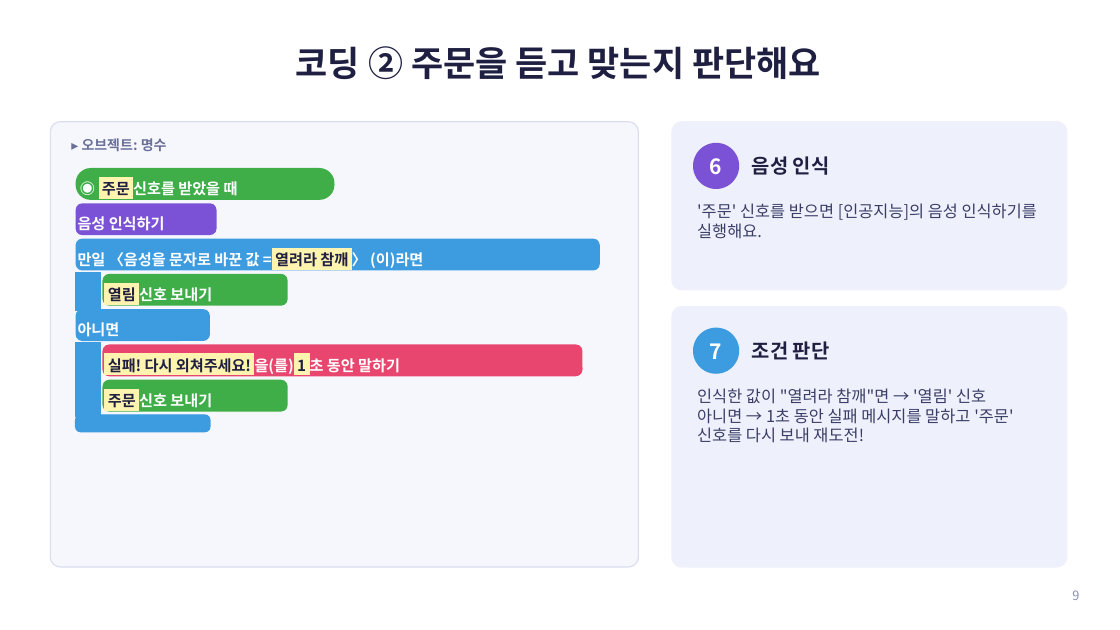
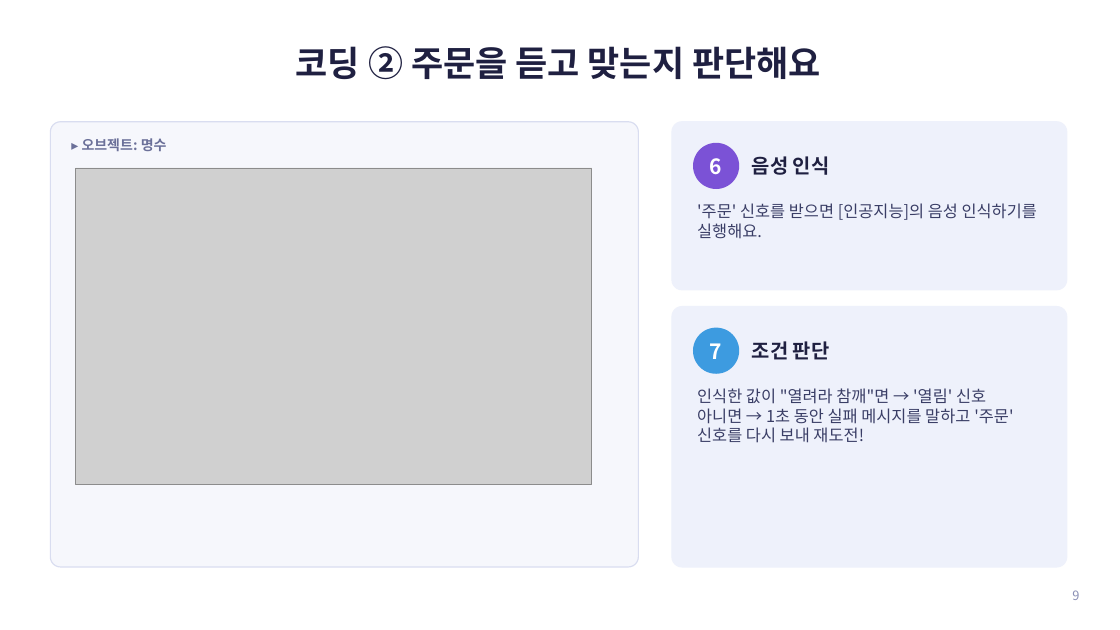
Before and after one commit to jisun294020-ops/school, a slide deck: slide 9 of entry-ai-audio/엔트리_AI_오디오감지_수업자료.pptx. Drawn at 1120x630 pixels with LibreOffice and Linux fonts; fonts in the diff are those of the drawing; grey boxes stand for pictures. Boxes give left, top, right and bottom in pixels: in the first picture for what was removed or moved away, otherwise in the second. Text is boxed around its words. In the diff, an @@ line names an element or a change of style, - is before the commit and + after.

```diff
--- a/entry-ai-audio/엔트리_AI_오디오감지_수업자료.pptx
+++ b/entry-ai-audio/엔트리_AI_오디오감지_수업자료.pptx
@@ rounded rectangle removed at (76,168,334,200) @@
-◉ 주문 신호를 받았을 때
@@ picture added at (76,168,592,485) @@
@@ rounded rectangle removed at (76,203,217,235) @@
-음성 인식하기
@@ rounded rectangle removed at (76,239,600,271) @@
-만일 〈음성을 문자로 바꾼 값 = 열려라 참깨 〉 (이)라면
@@ rectangle removed at (76,272,101,311) @@
@@ rounded rectangle removed at (103,274,288,306) @@
-열림 신호 보내기
@@ rounded rectangle removed at (76,309,210,341) @@
-아니면
@@ rectangle removed at (76,343,101,417) @@
@@ rounded rectangle removed at (103,344,582,376) @@
-실패! 다시 외쳐주세요! 을(를) 1 초 동안 말하기
@@ rounded rectangle removed at (103,380,288,412) @@
-주문 신호 보내기
@@ rounded rectangle removed at (76,415,210,432) @@
```
Also in this commit, not shown: 10 other slides changed, 19 other files.
